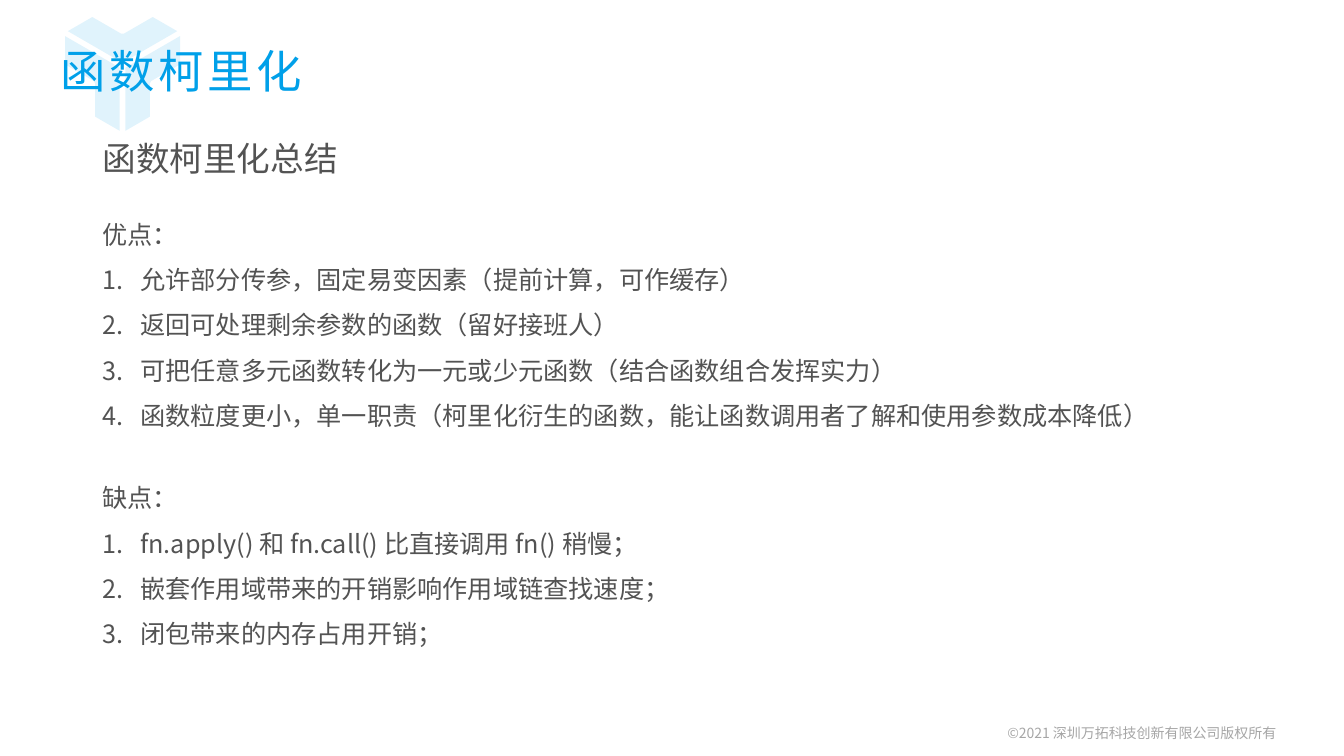
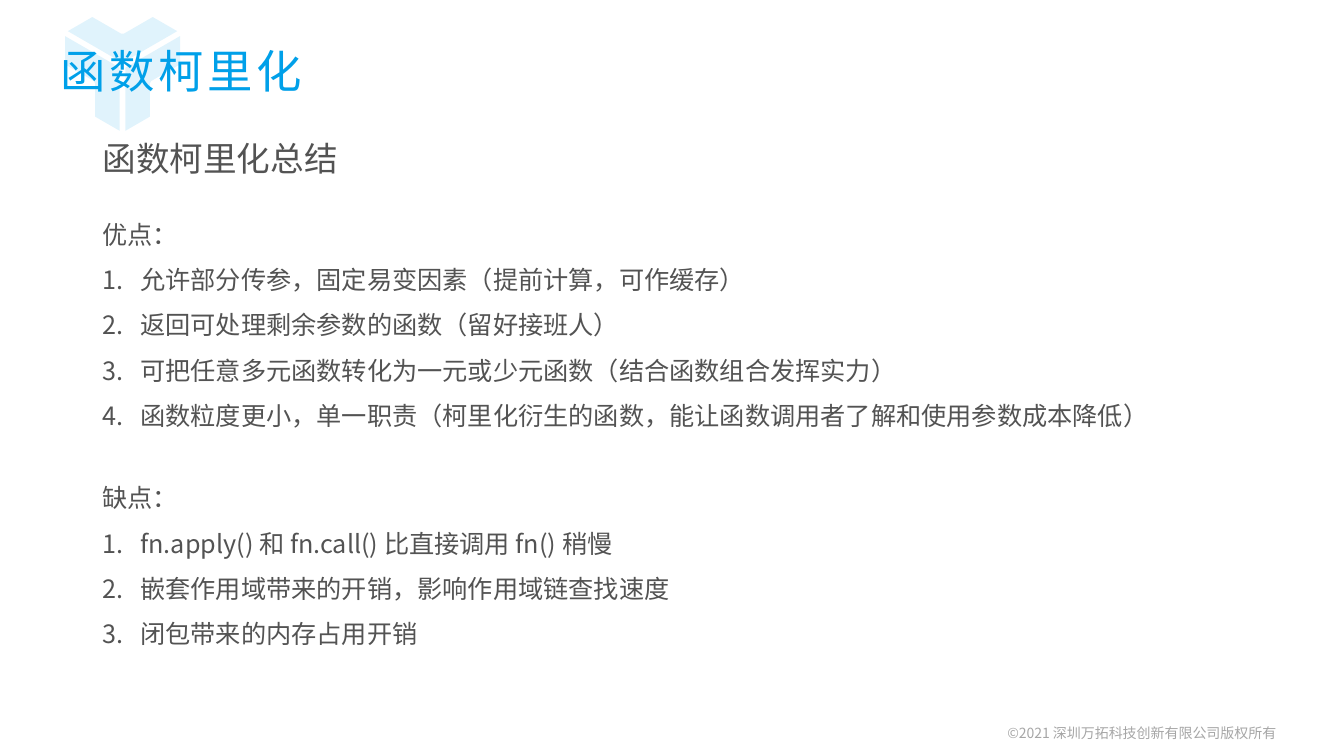
Before and after one commit to ZengLingYong/Blog, a slide deck: slide 21 of 函数编程范式.pptx. Drawn at 1344x756 pixels with LibreOffice and Linux fonts; fonts in the diff are those of the drawing; background and template pictures are left out. Boxes give left, top, right and bottom in pixels: in the first picture for what was removed or moved away, otherwise in the second. Text is boxed around its words. In the diff, an @@ line names an element or a change of style, - is before the commit and + after.

```diff
--- a/函数编程范式.pptx
+++ b/函数编程范式.pptx
@@ text at (140,532,669,645): text changed @@
-1. fn.apply() 和 fn.call() 比直接调用 fn() 稍慢；
-2. 嵌套作用域带来的开销影响作用域链查找速度；
-3. 闭包带来的内存占用开销；
+1. fn.apply() 和 fn.call() 比直接调用 fn() 稍慢
+2. 嵌套作用域带来的开销，影响作用域链查找速度
+3. 闭包带来的内存占用开销
```
Also in this commit, not shown: 14 other slides changed.
